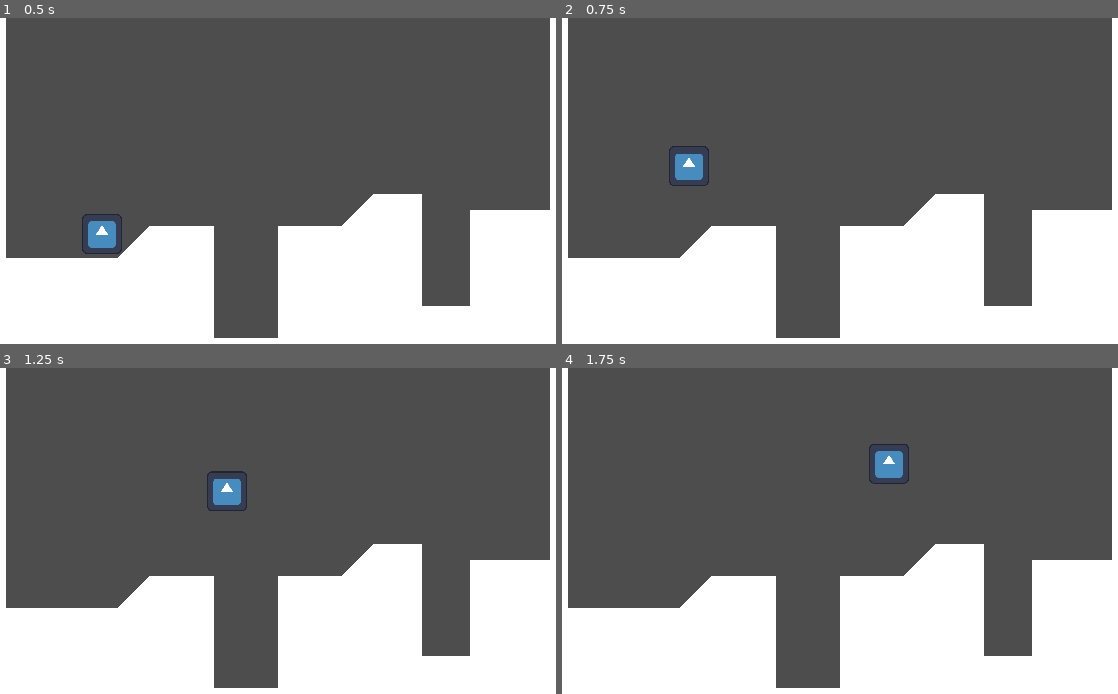
Above: before the commit, frames 1-4 (two rows, left to right).
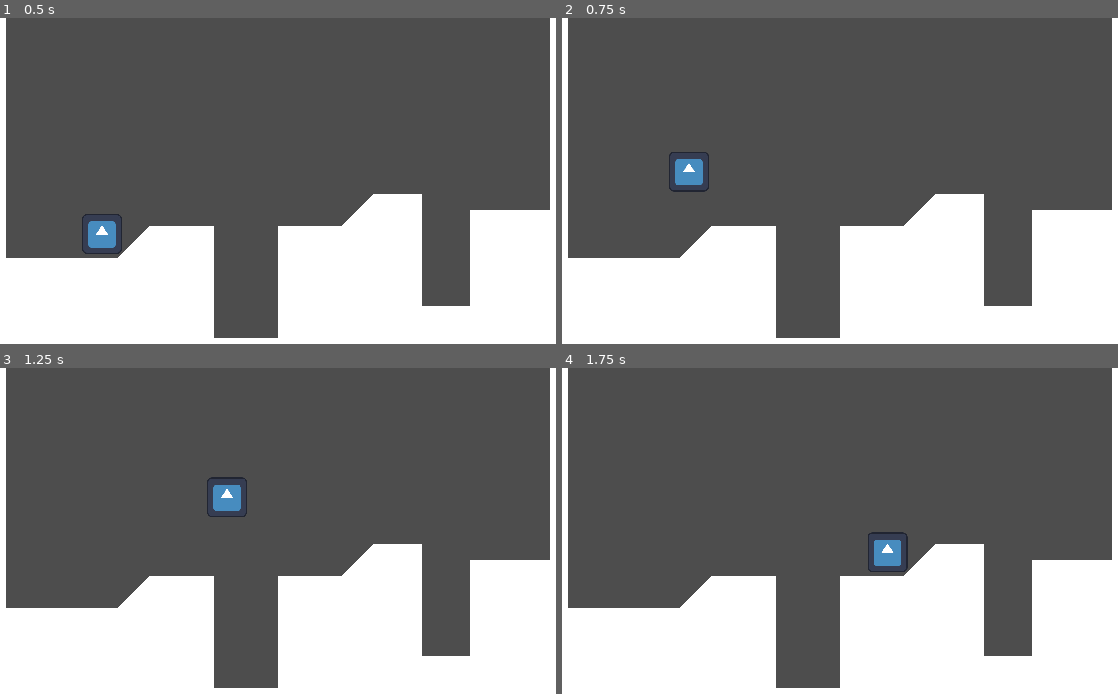
Above: after the commit, the same moments.

Repository: mtzamanpk/EnviroFormer
Game: Godot game, scene res://world.tscn
The game is run twice, just before and just after one commit, with the same random seed, the same clock (stepped at 60 frames per second) and the same inputs. The engine's default icon, where the game draws it, is replaced by a stand-in: a white triangle on a blue panel in a dark square.
Inputs:
- Up to frame 1 (0.5 s): no input
- Up to frame 2 (0.75 s): tap Enter (ui_accept) at 0.5, 0.6 s; hold Right (ui_right) from 0.53 s (still down)
- Up to frame 3 (1.25 s): keep holding Right (ui_right); tap Enter (ui_accept) at 0.77, 1.07 s
- Up to frame 4 (1.75 s): keep holding Right (ui_right); tap Enter (ui_accept) at 1.35, 1.52 s

Frame 1 is identical in both runs. In frame 2, 0.3% of the frame differs, in the area x 19-27%, y 39-54%; in frame 3, 0.4%; in frame 4, 1.0%, in the area x 55-63%, y 23-63%.

Commit message:
Finished long and short jump

Diff:
--- a/src/player.gd
+++ b/src/player.gd
@@ -4,7 +4,7 @@
 const SPEED = 100.0
 const ACCELERATION = 600
 const FRICTION = 1000
-const JUMP_VELOCITY = -275.0
+const JUMP_VELOCITY = -300.0
 
 # Get the gravity from the project settings to be synced with RigidBody nodes.
 var gravity = ProjectSettings.get_setting("physics/2d/default_gravity")
@@ -17,10 +17,10 @@
 
 	# Handle Jump.
 	if is_on_floor():
-		if Input.is_action_just_pressed("ui_accept") and is_on_floor():
+		if Input.is_action_just_pressed("ui_accept"):
 			velocity.y = JUMP_VELOCITY
 	else:
-		if Input.is_action_just_released("ui_accept"):
+		if Input.is_action_just_released("ui_accept") and velocity.y < JUMP_VELOCITY / 2:
 			velocity.y = JUMP_VELOCITY / 2
 
 	# Get the input direction and handle the movement/deceleration.
